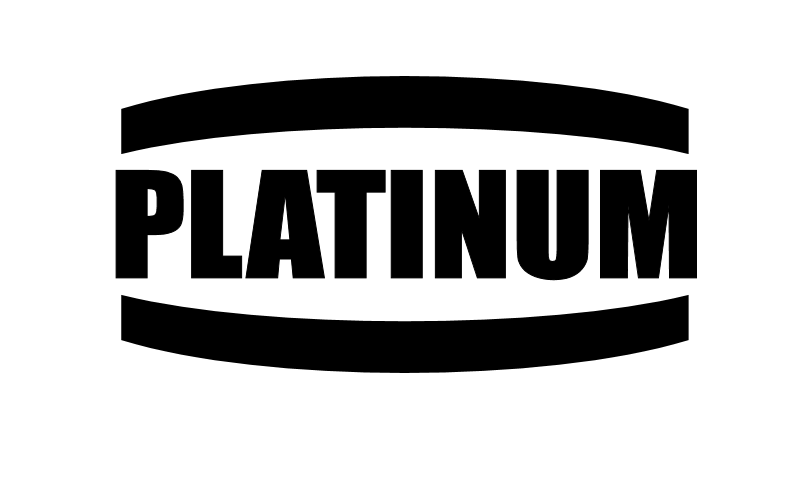
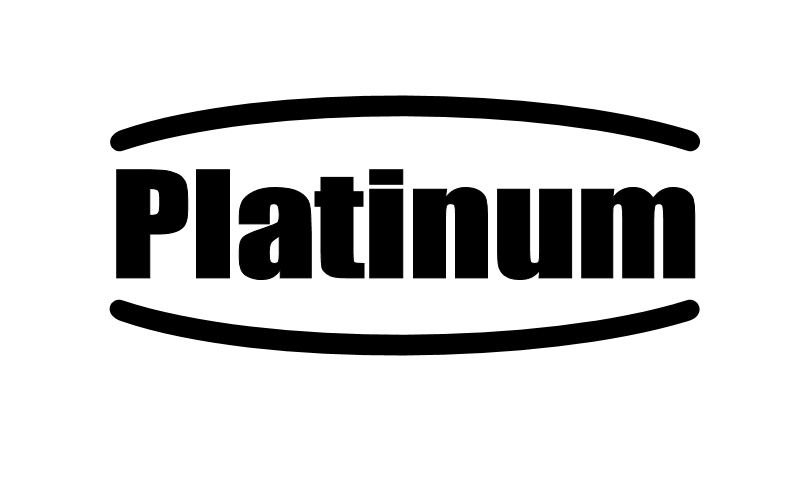
Layer changes from the first 800 × 500 image to the second:
renamed "Lower arc" to "Lower Arc", painted on it over box(109, 294, 700, 373)
painted on "Upper arc" over box(110, 76, 701, 154)
painted on "Text" over box(115, 169, 697, 281)